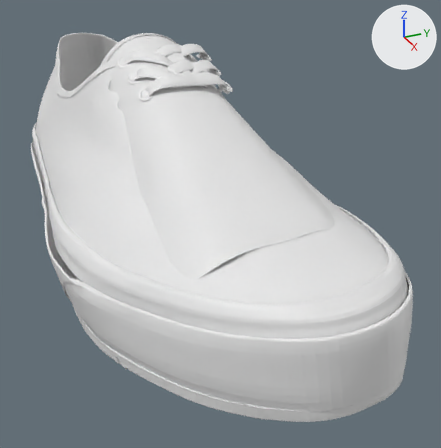
A saved change to the glTF model src/Pages/Customize/Configurator/models/Shoes/sneaker.glb.
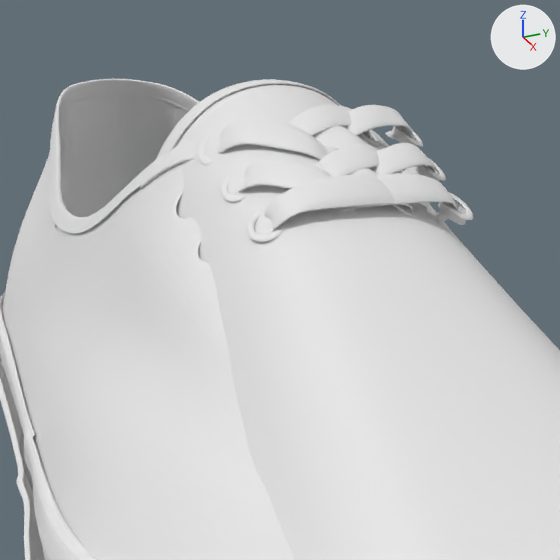
Each version appears first whole from a camera (50 mm lens) standing at (0.542, -0.197, 0.2) and looking at (0.067, 0.016, -0.038), and next in a close-up on the part from 8% to 61% of the width and 0% to 52% of the height. Lighting does not change. The marker at upper right points along +X, +Y and +Z. Vertices at the same position are counted once.

The first close-up shows 'lace', 'main_body', 'sole'.
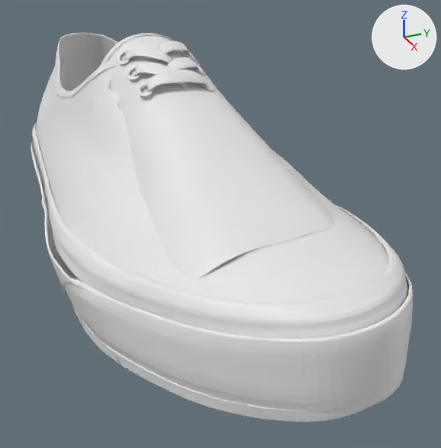
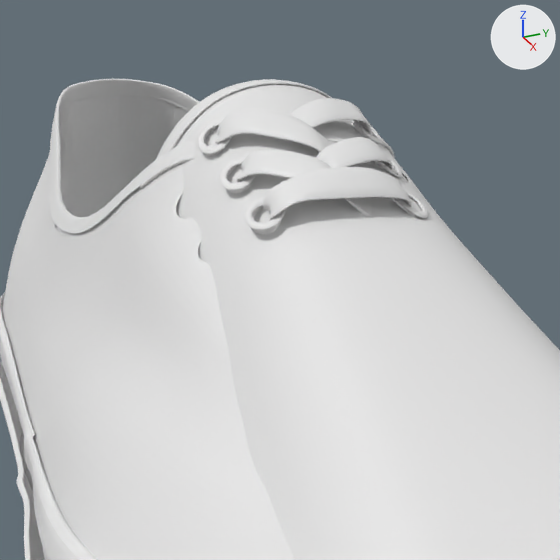
Changed parts and their boxes (x1, y1, x2, y2) in the close-ups (560 x 560 px; the box of a moved part takes in the faces that stretch with it):
'lace', reshaped, moved, turned: before (197, 104, 473, 242); after (197, 98, 429, 234)
part 1 of me_object_17_002, moved or reshaped: before (404, 202, 429, 219); after (397, 188, 429, 218)
part 2 of me_object_17_002, moved or reshaped: before (421, 159, 446, 180); after (380, 155, 403, 178)
part 3 of me_object_17_002, moved or reshaped: before (220, 176, 249, 202); after (219, 157, 257, 190)
part 4 of me_object_17_002, moved or reshaped: before (197, 134, 213, 165); after (197, 119, 232, 154)
part 5 of me_object_17_002, moved or reshaped: before (264, 175, 413, 231); after (263, 167, 412, 220)
part 6 of me_object_17_002, moved or reshaped: before (246, 211, 286, 242); after (244, 197, 285, 230)
part 7 of me_object_17_002, moved or reshaped: before (395, 126, 423, 147); after (353, 120, 382, 143)
part 8 of me_object_17_002, moved or reshaped: before (217, 118, 329, 160); after (215, 108, 334, 152)
part 9 of me_object_17_002, moved or reshaped (not visible before): after (204, 125, 225, 156)
part 10 of me_object_17_002, moved or reshaped: before (392, 126, 417, 146); after (352, 120, 376, 143)
part 11 of me_object_17_002, moved or reshaped (not visible before): after (251, 205, 282, 234)
part 12 of me_object_17_002, moved or reshaped: before (415, 165, 440, 182); after (375, 161, 396, 173)
part 13 of me_object_17_002, moved or reshaped: before (438, 199, 467, 225); after (396, 197, 422, 214)
part 14 of me_object_17_002, moved or reshaped (not visible before): after (226, 164, 253, 193)
part 15 of me_object_17_002, moved or reshaped: before (289, 104, 371, 139); after (289, 98, 372, 134)
part 16 of me_object_17_002, moved or reshaped: before (317, 143, 380, 177); after (316, 137, 393, 169)
part 17 of me_object_17_002, moved or reshaped: before (238, 160, 357, 213); after (237, 150, 374, 216)
part 18 of me_object_17_002, added: after (392, 198, 419, 220)
part 19 of me_object_17_002, deleted: before (313, 105, 473, 223)

Edits to the bpy script that builds the scene:
```text
Change me_object_17_002:
    used by ob_lace; location = (0.0, 0.0, 0.0)
    remove me_object_17_002.from_pydata(...)  # 10806 vertices, 19960 faces; spans x 0.0057..0.0796, y -0.0568..0.0293, z 0.0828..0.1208
    add me_object_17_002.from_pydata(...)  # 7135 vertices, 12936 faces; spans x -0.0362..0.0377, y -0.0323..0.037, z -0.0183..0.0197
    me_object_17_002 part 1: the loose piece of 416 vertices spanning x 0.0615..0.0783, y -0.0033..0.0095, z 0.0875..0.096 is moved by (-0.0419, 0.0245, -0.1011)
    me_object_17_002 part 2: the loose piece of 416 vertices spanning x 0.0349..0.0517, y 0.0154..0.0275, z 0.0957..0.1048 is moved by (-0.0419, 0.0076, -0.1003)
    me_object_17_002 part 3: the loose piece of 416 vertices spanning x 0.0315..0.0486, y -0.0564..-0.0438, z 0.094..0.103 is moved by (-0.0419, 0.0245, -0.1011)
    me_object_17_002 part 4: the loose piece of 416 vertices spanning x 0.0057..0.0226, y -0.0568..-0.0448, z 0.102..0.1129 is moved by (-0.0419, 0.0245, -0.1011)
    me_object_17_002 part 5: the loose piece of 364 vertices spanning x 0.062..0.0794, y -0.0485..0.002, z 0.0859..0.1044 is moved by (-0.0419, 0.0245, -0.1011)
    me_object_17_002 part 6: the loose piece of 416 vertices spanning x 0.0576..0.0746, y -0.0555..-0.0425, z 0.0856..0.094 is moved by (-0.0419, 0.0245, -0.1011)
    me_object_17_002 part 7: the loose piece of 448 vertices spanning x 0.0099..0.0267, y 0.0174..0.0293, z 0.1038..0.113 is moved by (-0.0422, 0.0076, -0.1002)
    me_object_17_002 part 8: the loose piece of 495 vertices spanning x 0.0106..0.0515, y -0.0514..-0.007, z 0.0986..0.118 is moved by (-0.0419, 0.0245, -0.1011)
    me_object_17_002 part 9: the loose piece of 72 vertices spanning x 0.0064..0.0202, y -0.0551..-0.045, z 0.1004..0.1109 is moved by (-0.0419, 0.0245, -0.1011)
    me_object_17_002 part 10: the loose piece of 72 vertices spanning x 0.0106..0.0243, y 0.0175..0.0275, z 0.1019..0.1112 is moved by (-0.0422, 0.0076, -0.1002)
    me_object_17_002 part 11: the loose piece of 72 vertices spanning x 0.0586..0.0719, y -0.0361..-0.0257, z 0.0828..0.0914 is moved by (-0.0416, 0.0069, -0.1004)
    me_object_17_002 part 12: the loose piece of 72 vertices spanning x 0.0355..0.0492, y 0.0158..0.0255, z 0.0936..0.1032 is moved by (-0.0419, 0.0076, -0.1003)
    me_object_17_002 part 13: the loose piece of 72 vertices spanning x 0.0618..0.0754, y 0.0143..0.0245, z 0.0847..0.0934 is moved by (-0.0416, 0.0075, -0.1004)
    me_object_17_002 part 14: the loose piece of 72 vertices spanning x 0.0322..0.0462, y -0.0546..-0.0443, z 0.0922..0.1012 is moved by (-0.0419, 0.0245, -0.1011)
    me_object_17_002 part 15: the loose piece of 528 vertices spanning x 0.014..0.0348, y -0.0398..0.0064, z 0.1029..0.1208 is moved by (-0.0419, 0.0245, -0.1011)
    me_object_17_002 part 16: the loose piece of 528 vertices spanning x 0.0371..0.0618, y -0.0372..0.0045, z 0.0916..0.1106 is moved by (-0.0419, 0.0245, -0.1011)
    me_object_17_002 part 17: the loose piece of 528 vertices spanning x 0.036..0.0796, y -0.0516..-0.0082, z 0.0864..0.1073 is moved by (-0.0419, 0.0245, -0.1011)
    me_object_17_002 part 18: a new loose piece of 170 vertices spanning x -0.0034..0.0373, y -0.0095..0.0297, z -0.0154..0.0006
    me_object_17_002 part 19: 12 loose pieces with 4011 vertices, spanning x 0.0095..0.0792, y -0.0537..0.0264, z 0.0834..0.1198, are deleted
Change ob_lace:
    ob_lace.location: (0.0, 0.0, 0.0) -> (0.0419, -0.0245, 0.104)
    ob_lace.rotation_euler: (0.0, 0.0, 0.0) -> (-0.0417, 0.0, 0.0)  # degrees (0, 0, 0) -> degrees (-2.4, 0, 0)
```
